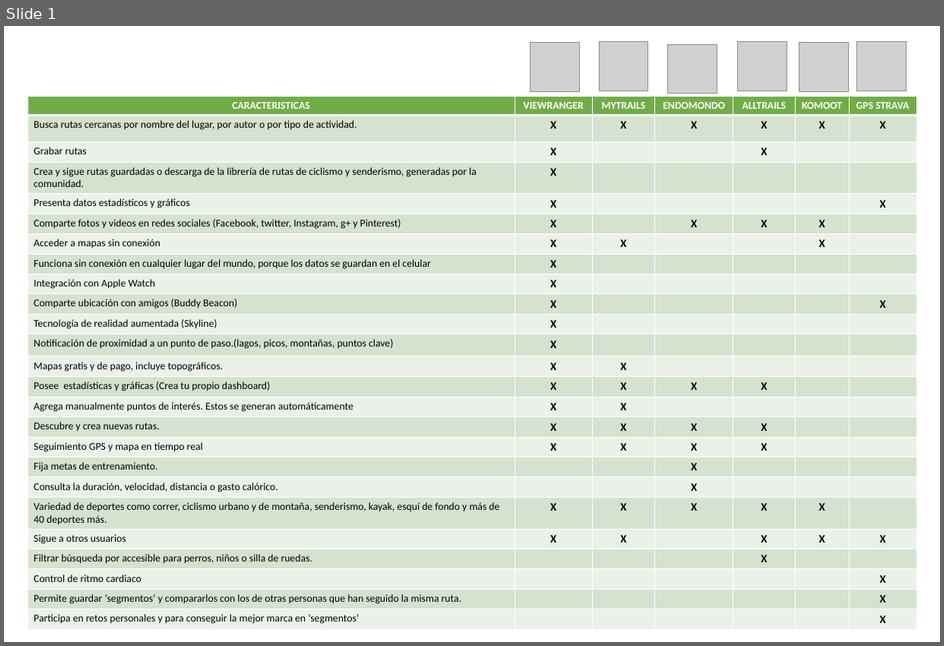
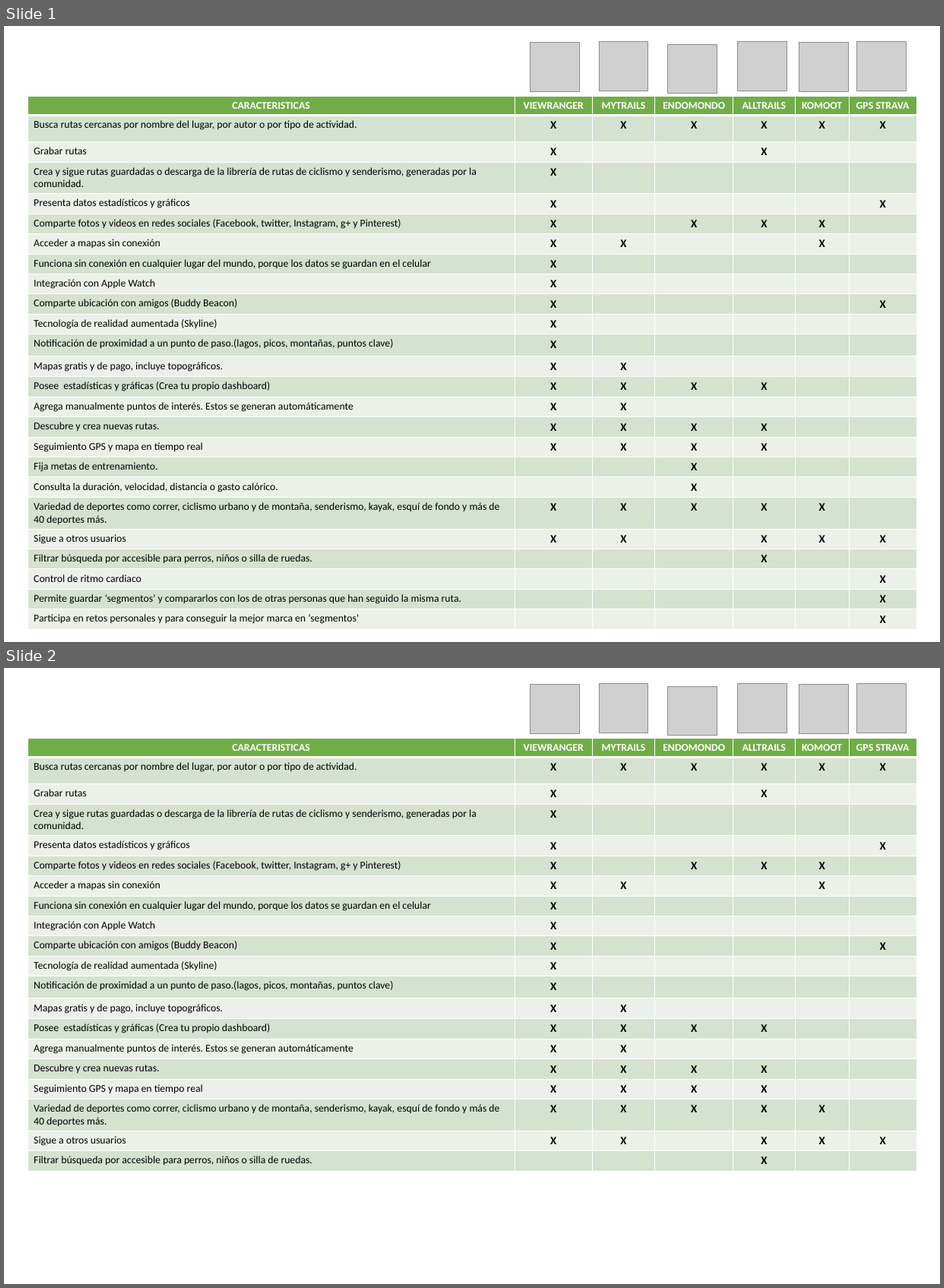
Before and after one commit to adayc/heremaps, a slide deck: assets/docs/Presentación1.pptx. Shown one above the other, each under a label of ours: slide 1 before the commit, slides 1 and 2 after it. The pictures are 944x646 and 944x1288 pixels, drawn with LibreOffice and Linux fonts; fonts in the diff are those of the drawing; grey boxes stand for pictures. Boxes give left, top, right and bottom in pixels: in the first picture for what was removed or moved away, otherwise in the second. Text is boxed around its words. In the diff, an @@ line names an element or a change of style, - is before the commit and + after.

```diff
--- a/assets/docs/Presentación1.pptx
+++ b/assets/docs/Presentación1.pptx
@@ slide 2 added at box(4, 668, 940, 1284), background #FFFFFF @@
@@ picture added at box(531, 684, 580, 733) @@
@@ picture added at box(599, 684, 648, 733) @@
@@ picture added at box(668, 686, 718, 736) @@
@@ picture added at box(737, 684, 787, 733) @@
@@ picture added at box(799, 684, 848, 733) @@
@@ picture added at box(857, 684, 907, 733) @@
@@ table added at box(28, 738, 918, 1169), 20 rows, 7 columns @@
+CARACTERISTICAS | VIEWRANGER | MYTRAILS | ENDOMONDO | ALLTRAILS | KOMOOT | GPS STRAVA
+Busca rutas cercanas por nombre del lugar, por autor o por tipo de actividad. | X | X | X | X | X | X
+Grabar rutas | X |  |  | X |  | 
+Crea y sigue rutas guardadas o descarga de la librería de rutas de ciclismo y senderismo, generadas por la comunidad. | X |  |  |  |  | 
+Presenta datos estadísticos y gráficos | X |  |  |  |  | X
+Comparte fotos y videos en redes sociales (Facebook, twitter, Instagram, g+ y Pinterest) | X |  | X | X | X | 
+Acceder a mapas sin conexión | X | X |  |  | X | 
+Funciona sin conexión en cualquier lugar del mundo, porque los datos se guardan en el celular | X |  |  |  |  | 
+Integración con Apple Watch | X |  |  |  |  | 
+Comparte ubicación con amigos (Buddy Beacon) | X |  |  |  |  | X
+Tecnología de realidad aumentada (Skyline) | X |  |  |  |  | 
+Notificación de proximidad a un punto de paso.(lagos, picos, montañas, puntos clave) | X |  |  |  |  | 
+Mapas gratis y de pago, incluye topográficos. | X | X |  |  |  | 
+Posee estadísticas y gráficas (Crea tu propio dashboard) | X | X | X | X |  | 
+Agrega manualmente puntos de interés. Estos se generan automáticamente | X | X |  |  |  | 
+Descubre y crea nuevas rutas. | X | X | X | X |  | 
+Seguimiento GPS y mapa en tiempo real | X | X | X | X |  | 
+Variedad de deportes como correr, ciclismo urbano y de montaña, senderismo, kayak, esquí de fondo y más de 40 deportes más. | X | X | X | X | X | 
+Sigue a otros usuarios | X | X |  | X | X | X
+Filtrar búsqueda por accesible para perros, niños o silla de ruedas. |  |  |  | X |  | 
```
Also in this commit, not shown: 1 slide removed, 1 other file.
